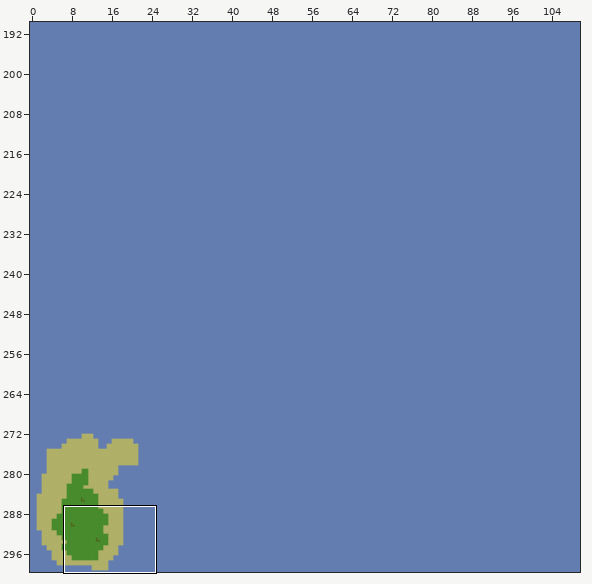
Level history. Tiled map: core/assets/TestMap.tmx. Above: a wide view before the commit, with the close-up outlined.
Close-up. Before:
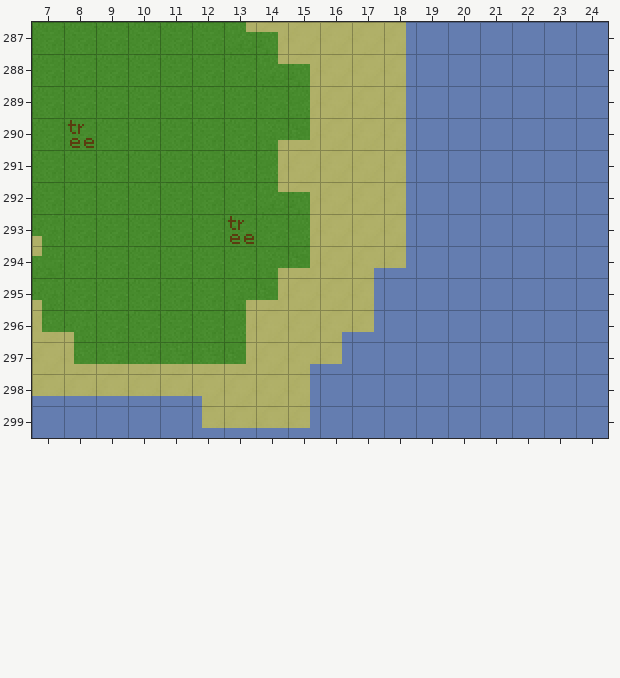
Cells are 16x16 px. Shown: x 7..24, y 287..299. The commit also changed other parts of the map, which this record leaves out.
Once edited:
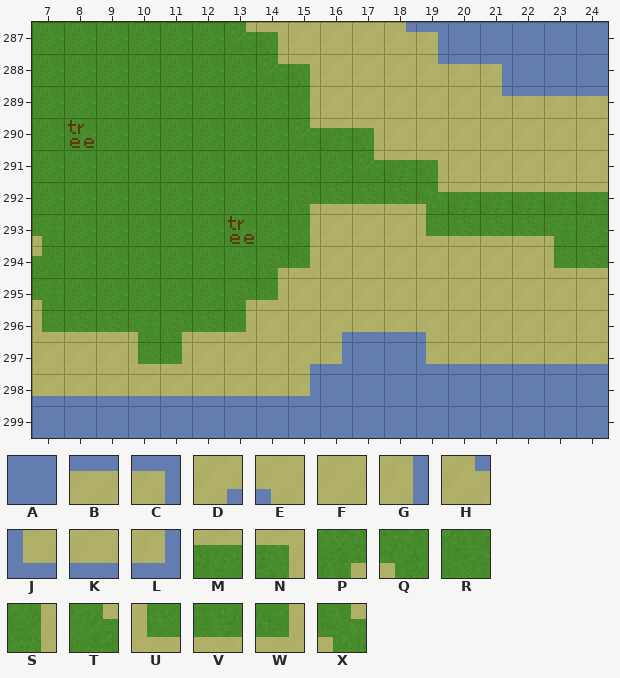
Key: from "Tiles": A 0, B 17, C 18, D 19, E 20, F 33, G 34, H 35, J 48, K 49, L 50, M 65, N 66, P 67, Q 68, R 81, S 82, T 83, U 96, V 97, W 98, X 100.
_ is an empty cell.
From old to new:
Layer "Main":
y 287: x 18..19 GA -> HC
y 288: x 18..21 GAAA -> FHBC
y 289: x 18..24 GAAAAAA -> FFFHBBB
y 290: x 14..24 PWFFGAAAAAA -> RTMNFFFFFFF
y 291: x 14..24 SFFFGAAAAAA -> RRRTMNFFFFF
y 292: x 14..24 TNFFGAAAAAA -> RPVVVXMMMMM
y 293: x 18..24 GAAAAAA -> FUVVVQR
y 294: x 17..24 DLAAAAAA -> FFFFFFUV
y 295: x 17..24 GAAAAAAA -> FFFFFFFF
y 296: x 8..13 QRRRRS -> VVQPVW; x 17..24 LAAAAAAA -> KKEFFFFF
y 297: x 8..13 UVVVVW -> FFUWFF; x 19..24 AAAAAA -> JKKKKK
y 298: x 12..15 EFFG -> KKKL
y 299: x 12..15 JKKL -> AAAA
Where, in picture pixels (left, top, right, bottom), the same in both close-ups:
changed: (74, 32, 608, 428)
